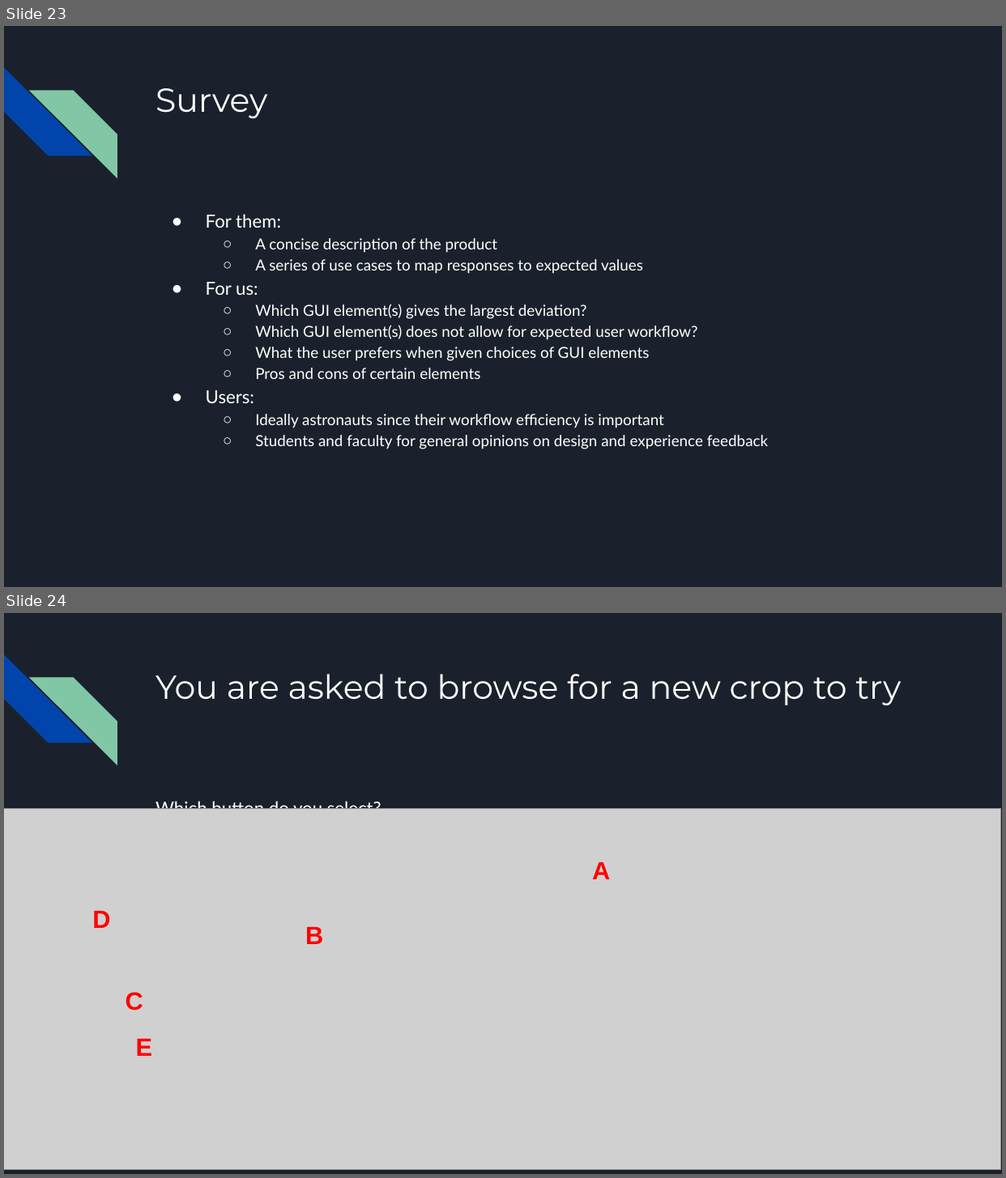
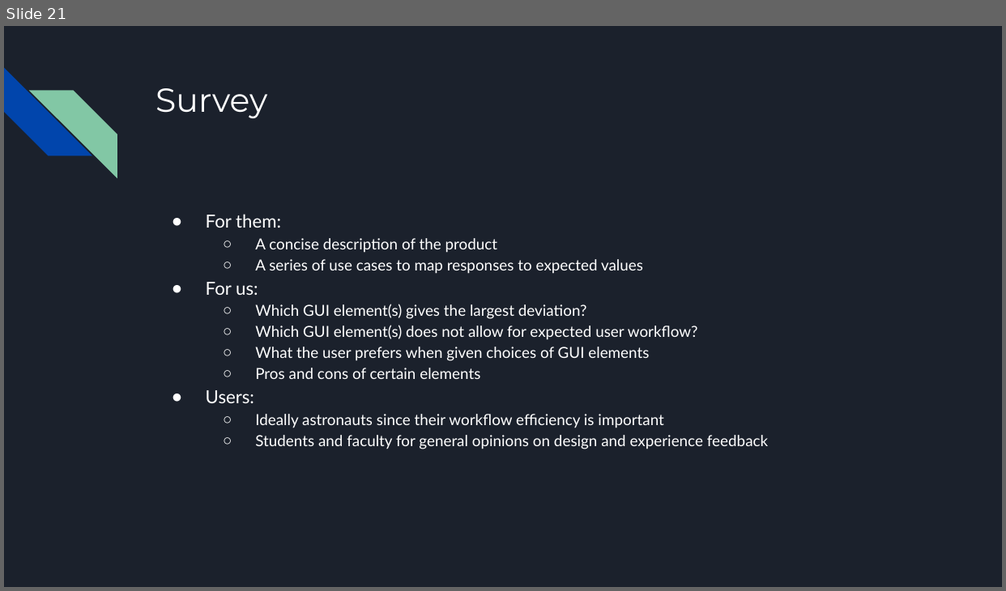
Before and after one commit to killsap/automated-multi-cycle-farming-in-space-website, a slide deck: docs/Milestone4Presentation.pptx. Shown one above the other, each under a label of ours: slides 23 and 24 before the commit, slide 21 after it. The pictures are 1006x1178 and 1006x591 pixels, drawn with LibreOffice and Linux fonts; fonts in the diff are those of the drawing; grey boxes stand for pictures. Boxes give left, top, right and bottom in pixels: in the first picture for what was removed or moved away, otherwise in the second. Text is boxed around its words. In the diff, an @@ line names an element or a change of style, - is before the commit and + after.

Commit message:
updated

```diff
--- a/docs/Milestone4Presentation.pptx
+++ b/docs/Milestone4Presentation.pptx
@@ slide 24 removed at (4,613,1002,1174), background #1B212C; not listed: 2 template elements that a slide beside it also shows @@
@@ title removed at (155,674,901,705) @@
-You are asked to browse for a new crop to try
@@ text removed at (155,799,381,809) @@
-Which button do you select?
@@ picture removed at (4,808,1001,1169) @@
@@ text removed at (592,862,610,879) @@
-A
@@ text removed at (92,911,110,928) @@
-D
@@ text removed at (305,927,323,944) @@
-B
@@ text removed at (126,992,143,1011) @@
-C
@@ text removed at (136,1039,153,1056) @@
-E
@@ what was slide 23 is now slide 21 @@
```
Also in this commit, not shown: 7 other slides removed.
